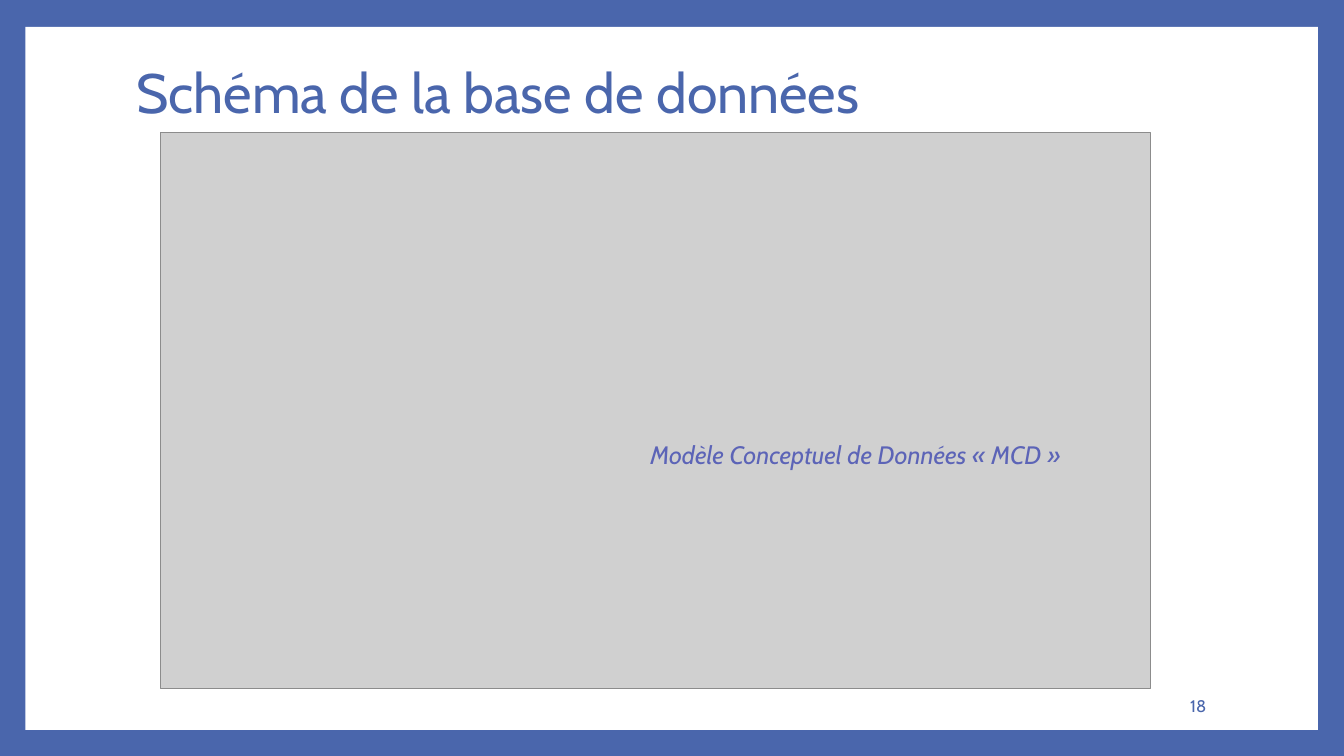
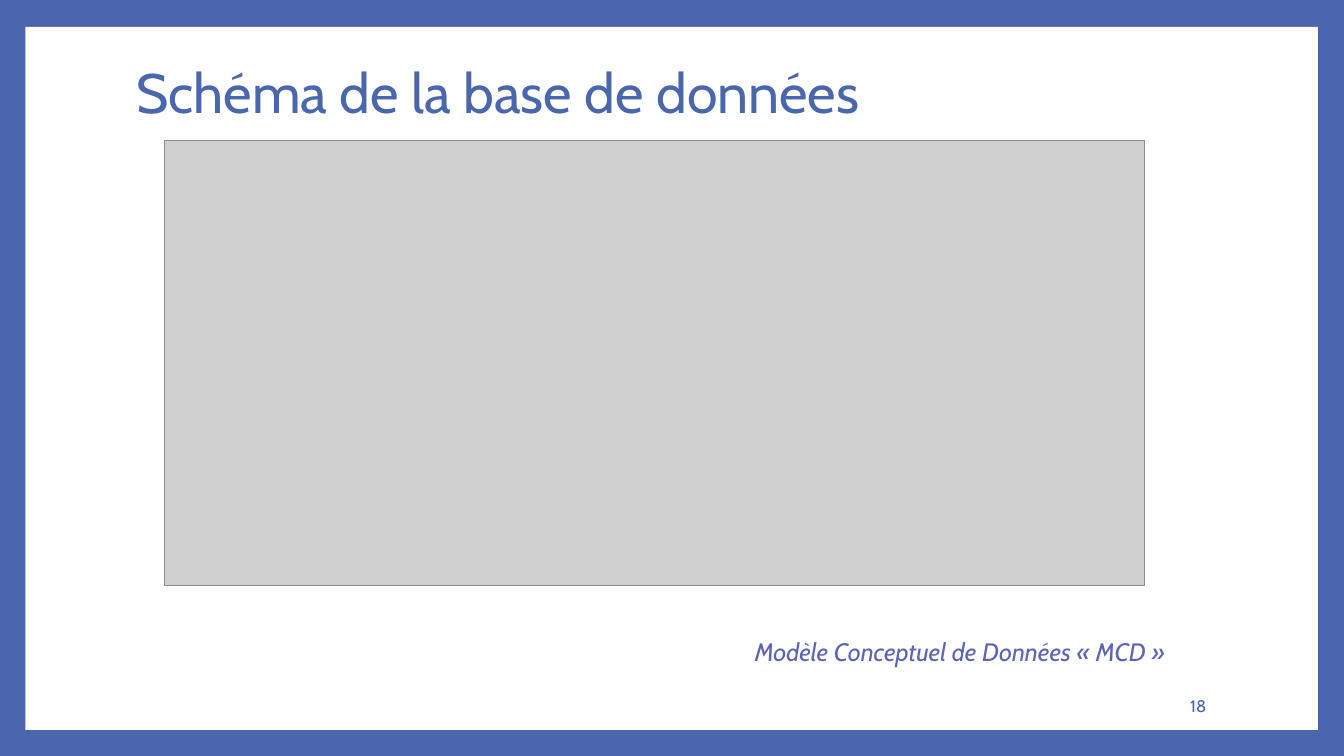
Before and after one commit to bakedpotato191/projet, a slide deck: slide 18 of rapport.PPTX. Drawn at 1344x756 pixels with LibreOffice and Linux fonts; fonts in the diff are those of the drawing; grey boxes stand for pictures. Boxes give left, top, right and bottom in pixels: in the first picture for what was removed or moved away, otherwise in the second. Text is boxed around its words. In the diff, an @@ line names an element or a change of style, - is before the commit and + after.

```diff
--- a/rapport.PPTX
+++ b/rapport.PPTX
@@ picture: place and size @@
-picture at bbox=[160, 133, 1150, 689]
+picture at bbox=[165, 140, 1145, 586]
@@ text "Modèle Conceptuel de Données « ...": place and size @@
-text "Modèle Conceptuel de Données « ..." at bbox=[650, 445, 1041, 470]
+text "Modèle Conceptuel de Données « ..." at bbox=[755, 642, 1146, 667]
```
Also in this commit, not shown: 1 other slide changed, 1 other file.
